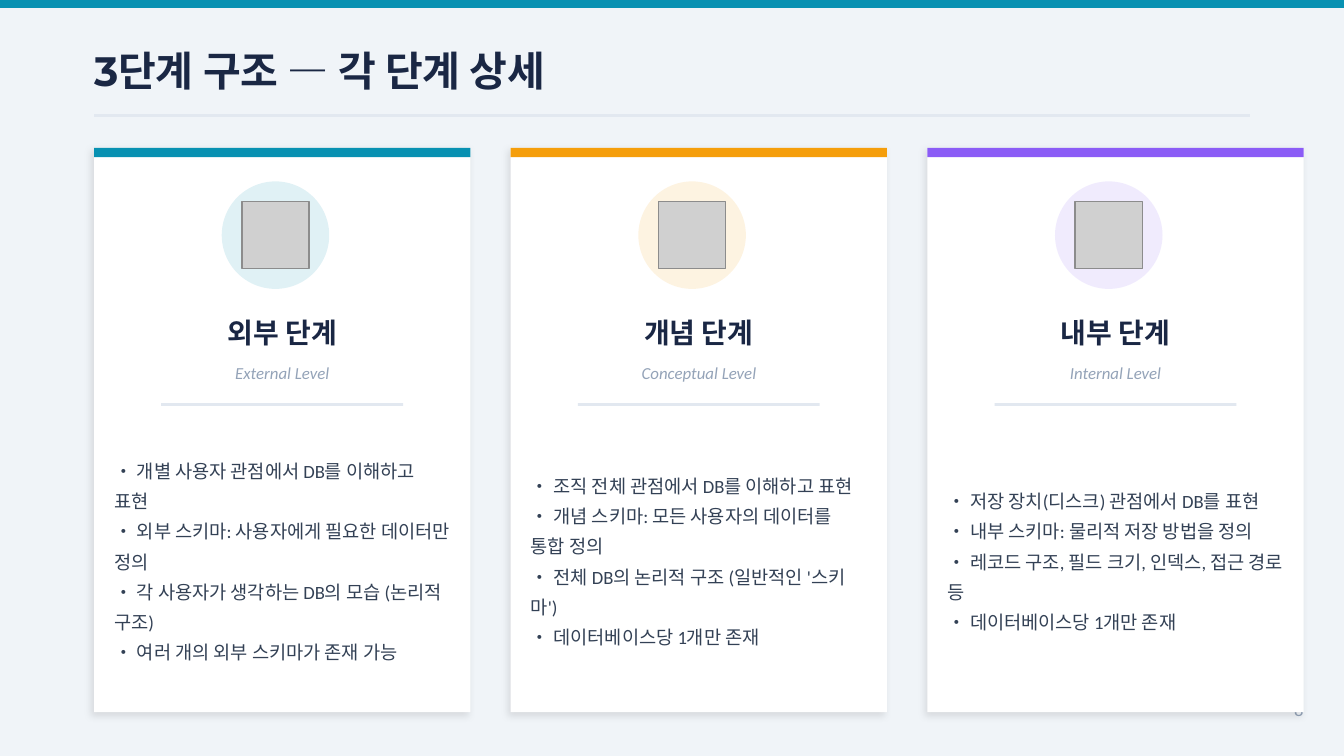
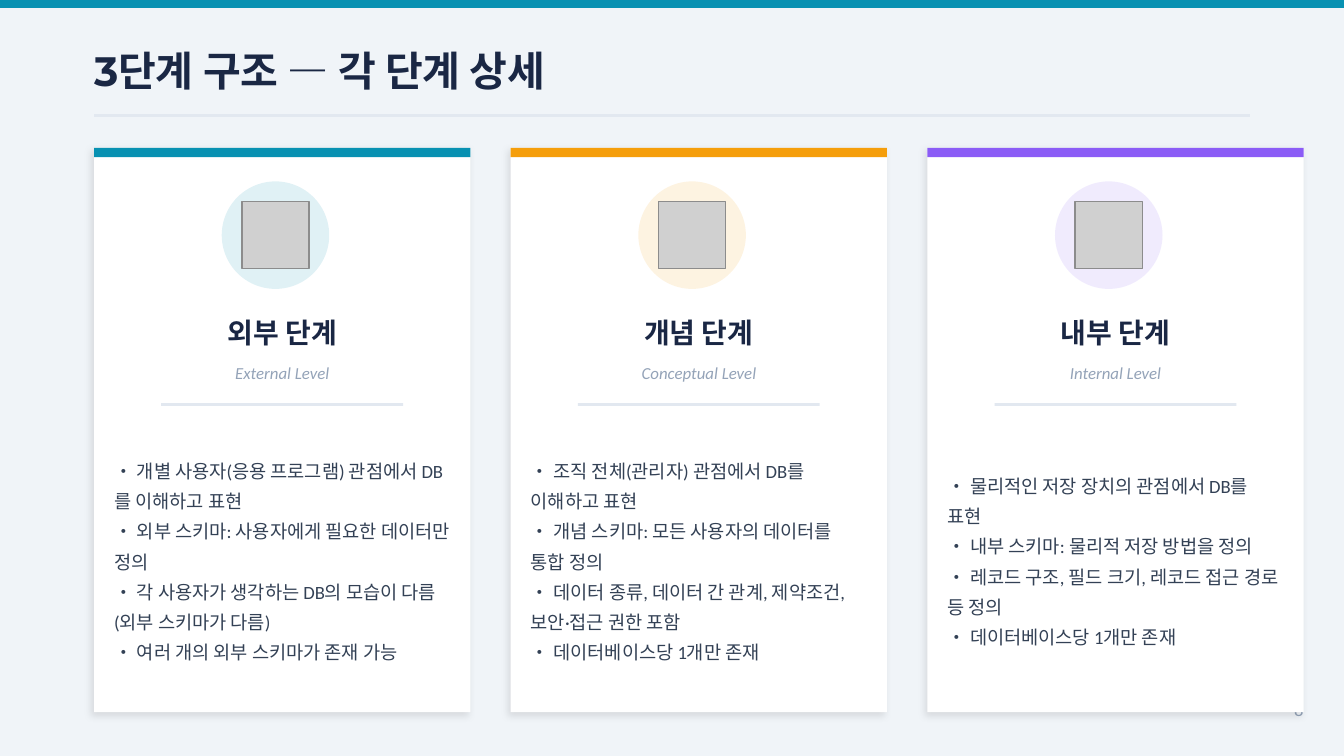
Before and after one commit to Sangdon-Park/Sangdon-Park.github.io, a slide deck: slide 8 of data/DB시스템/3장_데이터베이스시스템_박상돈.pptx. Drawn at 1344x756 pixels with LibreOffice and Linux fonts; fonts in the diff are those of the drawing; grey boxes stand for pictures. Boxes give left, top, right and bottom in pixels: in the first picture for what was removed or moved away, otherwise in the second. Text is boxed around its words. In the diff, an @@ line names an element or a change of style, - is before the commit and + after.

```diff
--- a/data/DB시스템/3장_데이터베이스시스템_박상돈.pptx
+++ b/data/DB시스템/3장_데이터베이스시스템_박상돈.pptx
@@ text at [135, 462, 418, 510]: text changed @@
-• 개별 사용자 관점에서 DB를 이해하고 표현
+• 개별 사용자(응용 프로그램) 관점에서 DB를 이해하고 표현
@@ text at [531, 462, 805, 510]: text changed @@
-• 조직 전체 관점에서 DB를 이해하고 표현
+• 조직 전체(관리자) 관점에서 DB를 이해하고 표현
@@ text at [947, 477, 1248, 524]: text changed @@
-• 저장 장치(디스크) 관점에서 DB를 표현
+• 물리적인 저장 장치의 관점에서 DB를 표현
@@ text at [947, 568, 1278, 616]: text changed @@
-• 레코드 구조, 필드 크기, 인덱스, 접근 경로 등
+• 레코드 구조, 필드 크기, 레코드 접근 경로 등 정의
@@ text at [114, 583, 436, 632]: text changed @@
-• 각 사용자가 생각하는 DB의 모습 (논리적 구조)
+• 각 사용자가 생각하는 DB의 모습이 다름 (외부 스키마가 다름)
@@ text at [531, 583, 845, 631]: text changed @@
-• 전체 DB의 논리적 구조 (일반적인 '스키마')
+• 데이터 종류, 데이터 간 관계, 제약조건, 보안·접근 권한 포함
```
Also in this commit, not shown: 9 other slides changed, 3 other files.
